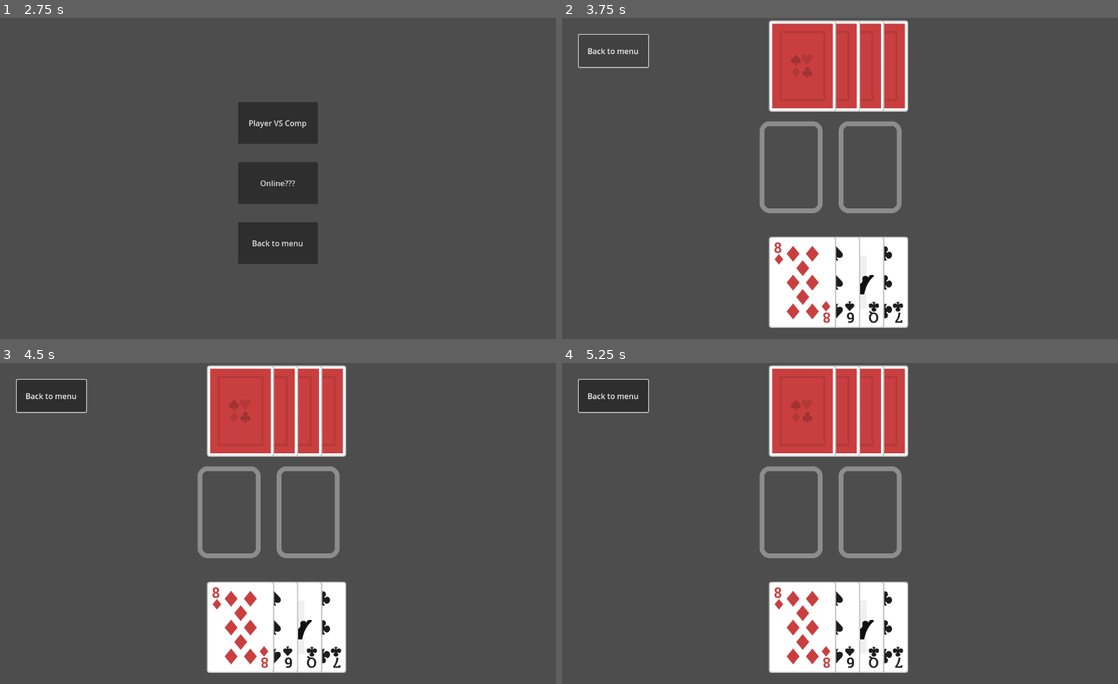
Above: before the commit, frames 1-4 (two rows, left to right).
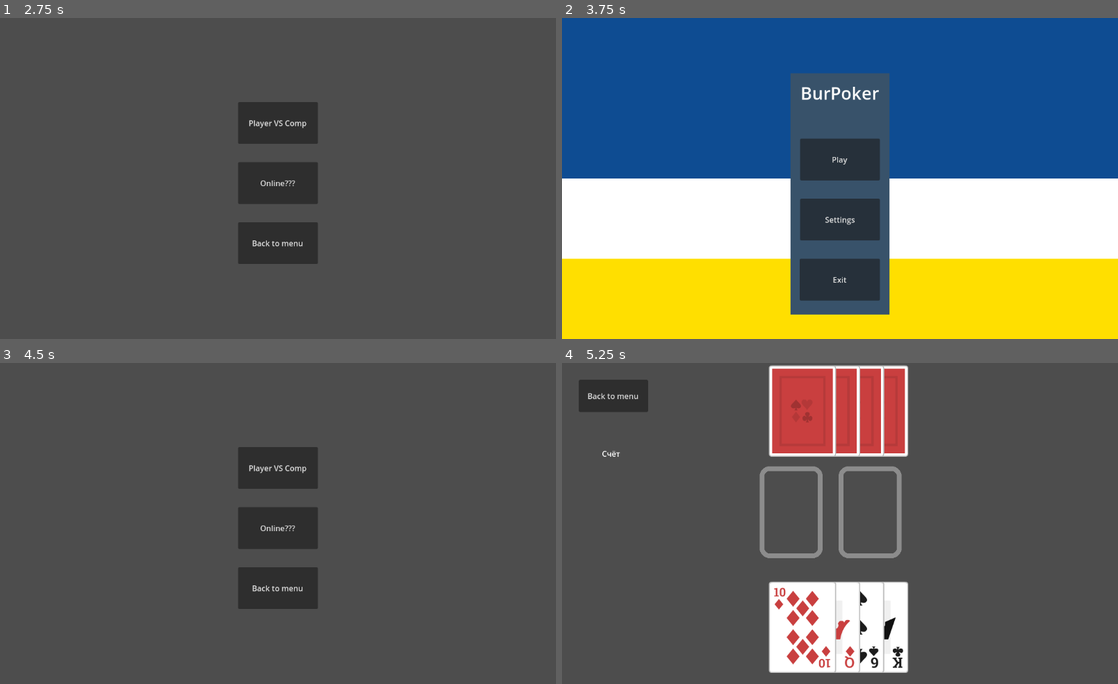
Above: after the commit, the same moments.

Repository: Zandaru117/Project_BurPoker_S1
Game: Godot game, scene res://scenes/MainMenu.tscn
The game is run twice, just before and just after one commit, with the same random seed, the same clock (stepped at 60 frames per second) and the same inputs.
Inputs (mouse positions are in pixels of both pictures, inside the frame that each line leads up to):
- Up to frame 1 (2.75 s): click "Settings" at 0.5 s; click "Back to menu" at 1.25 s; click "Play" at 2 s
- Up to frame 2 (3.75 s): click "Player VS Comp" at 2.75 s; click "Back to menu" at 3.5 s
- Up to frame 3 (4.5 s): click (278, 504) at 4.25 s, where only the run after the commit has a clickable "Play"
- Up to frame 4 (5.25 s): click (840, 468) at 5 s, where only the run after the commit has a clickable "Player VS Comp"

Frame 1 is identical in both runs. In frame 2, 100% of the frame differs, in the area x 0-100%, y 0-100%; in frame 3, 20%; in frame 4, 1.3%.

Commit message:
добавление счетчика

Diff:
--- a/scenes/GameVSComp.tscn
+++ b/scenes/GameVSComp.tscn
@@ -33,4 +33,10 @@
 [node name="Enemy_DropZone" parent="." instance=ExtResource("6_ihu2o")]
 position = Vector2(640, 310)
 
+[node name="Score" type="Label" parent="."]
+offset_left = 83.0
+offset_top = 177.0
+offset_right = 218.0
+offset_bottom = 241.0
+
 [connection signal="pressed" from="BackToMenuButton" to="." method="_on_back_to_menu_button_pressed"]
--- a/scripts/game/Game_VS_Comp.gd
+++ b/scripts/game/Game_VS_Comp.gd
@@ -4,11 +4,13 @@
 @export var hand_scene: PackedScene
 @onready var player_dropzone: DropZone = $Player_DropZone
 @onready var enemy_dropzone: DropZone = $Enemy_DropZone
+@onready var screen_score: Label = $Score
 
 var hands: Array[Hand] = []
 
 # Called when the node enters the scene tree for the first time.
 func _ready() -> void:
+	screen_score.text = "Счёт"
 	deck.initialize_deck()
 	deck.shuffle()
 	#print(deck.cards)
@@ -46,10 +48,12 @@
 	check_cards.append(hands[0].hand_cards[hands[0].hand_cards.size()-1])
 	hands[0].hand_cards.pop_back()
 	if check_cards[0].rank > check_cards[1].rank:
+
 		print("You won")
 		score += 1
 	else:
 		print("You losed")
+	screen_score.text = "Счёт %s:%s" % [score, round_count - score]
 	print("%s:%s" % [score, round_count - score])
 	await get_tree().create_timer(1.0).timeout
 	check_cards[0].queue_free()
@@ -59,3 +63,6 @@
 # Called every frame. 'delta' is the elapsed time since the previous frame.
 func _process(delta: float) -> void:
 	pass
+
+func _on_back_to_menu_button_pressed() -> void:
+	get_tree().change_scene_to_file("res://scenes/MainMenu.tscn")
--- /dev/null
+++ b/scripts/ui/Settings.gd
@@ -0,0 +1,11 @@
+extends Node2D
+
+
+# Called when the node enters the scene tree for the first time.
+func _ready() -> void:
+	pass # Replace with function body.
+
+
+# Called every frame. 'delta' is the elapsed time since the previous frame.
+func _process(delta: float) -> void:
+	pass
--- /dev/null
+++ b/scripts/ui/screens/Settings.tscn
@@ -0,0 +1,3 @@
+[gd_scene load_steps=0 format=3 uid="uid://duw0y8lp2hpxy"]
+
+[node name="Settings" type="Node2D"]
Not shown, added: export_presets.cfg
Not shown: 1 places in scenes/GameVSComp.tscn that only renumber resources
Not shown, added: scripts/ui/Settings.gd.uid
Not shown, added: BurPoker.console.exe
Not shown, added: BurPoker.exe
Not shown, added: BurPoker.pck
Not shown, added: scenes/GameVSComp.tscn729266614.tmp
